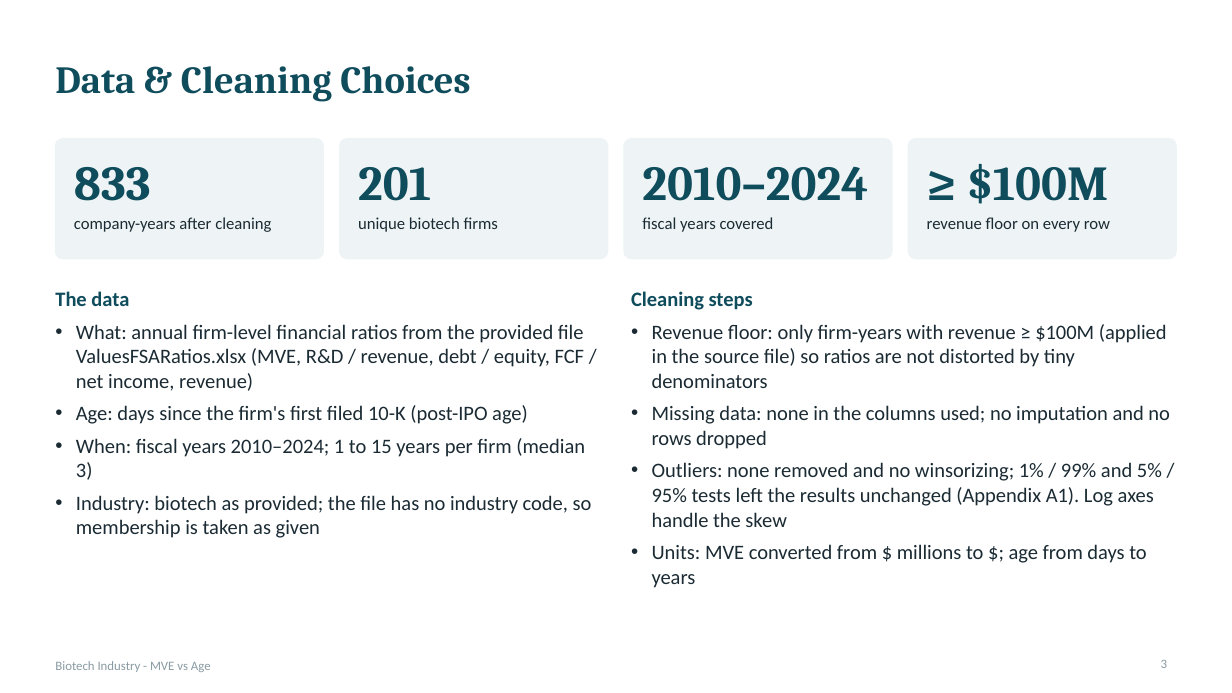
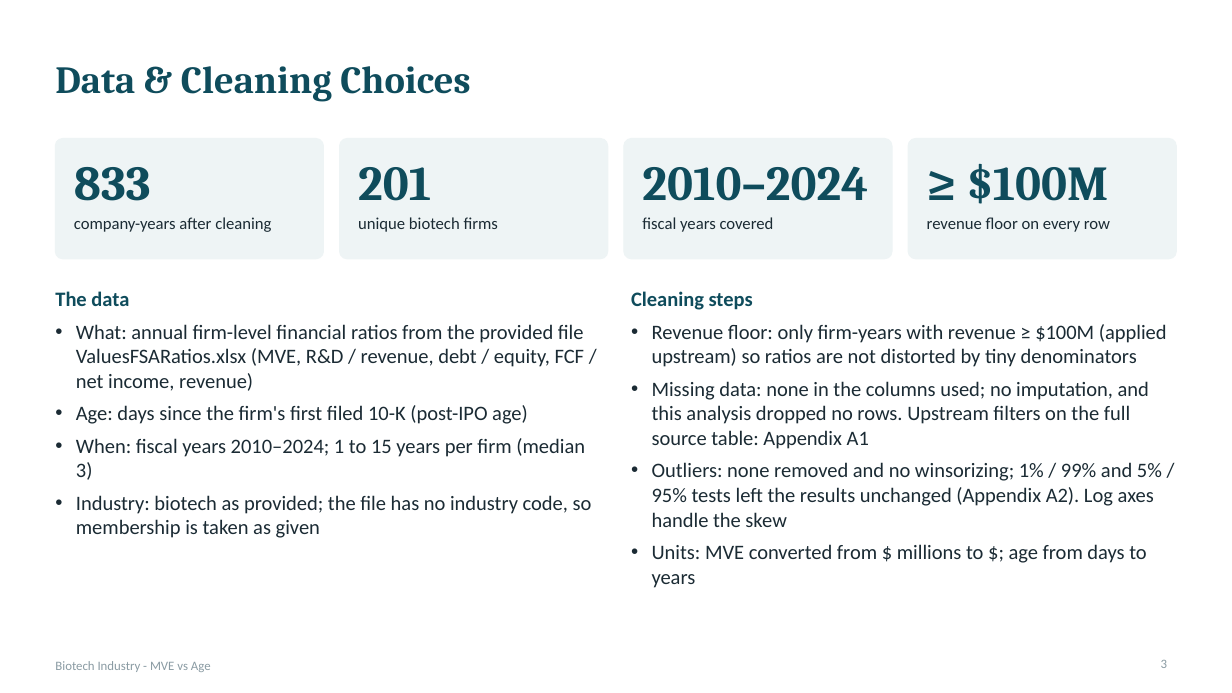
Before and after one commit to AlwaysOverachieve/Project1, a slide deck: slide 3 of out/Biotech_MVE_vs_Age.pptx. Drawn at 1232x693 pixels with LibreOffice and Linux fonts; fonts in the diff are those of the drawing. Boxes give left, top, right and bottom in pixels: in the first picture for what was removed or moved away, otherwise in the second. Text is boxed around its words. In the diff, an @@ line names an element or a change of style, - is before the commit and + after.

```diff
--- a/out/Biotech_MVE_vs_Age.pptx
+++ b/out/Biotech_MVE_vs_Age.pptx
@@ text at [652,324,1167,527]: text changed @@
-• Revenue floor: only firm-years with revenue ≥ $100M (applied in the source file) so ratios are not distorted by tiny denominators
-• Missing data: none in the columns used; no imputation and no rows dropped
-• Outliers: none removed and no winsorizing; 1% / 99% and 5% / 95% tests left the results unchanged (Appendix A1). Log axes handle the skew
+• Revenue floor: only firm-years with revenue ≥ $100M (applied upstream) so ratios are not distorted by tiny denominators
+• Missing data: none in the columns used; no imputation, and this analysis dropped no rows. Upstream filters on the full source table: Appendix A1
+• Outliers: none removed and no winsorizing; 1% / 99% and 5% / 95% tests left the results unchanged (Appendix A2). Log axes handle the skew
```
Also in this commit, not shown: 3 other slides changed, 1 slide added, 2 other files.
